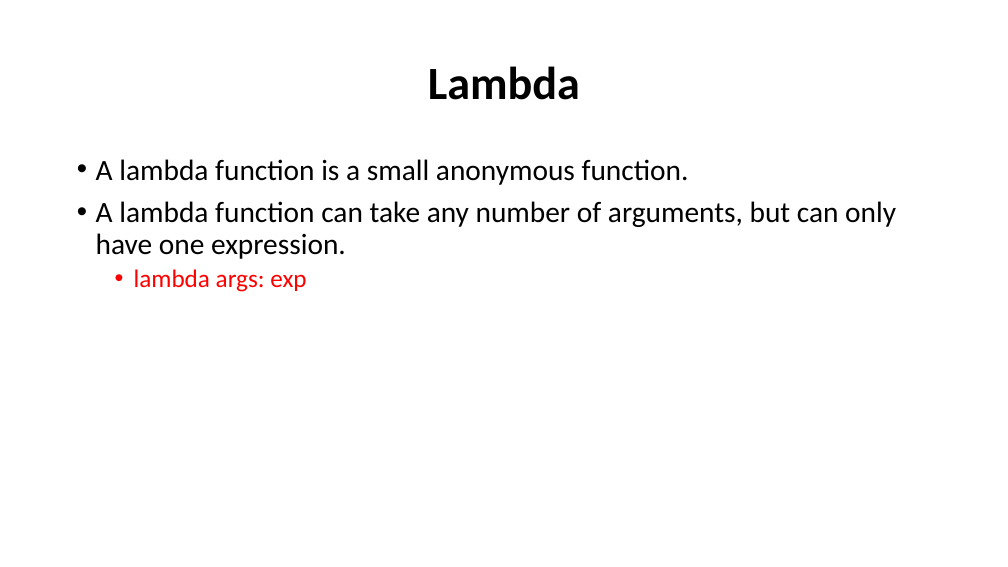
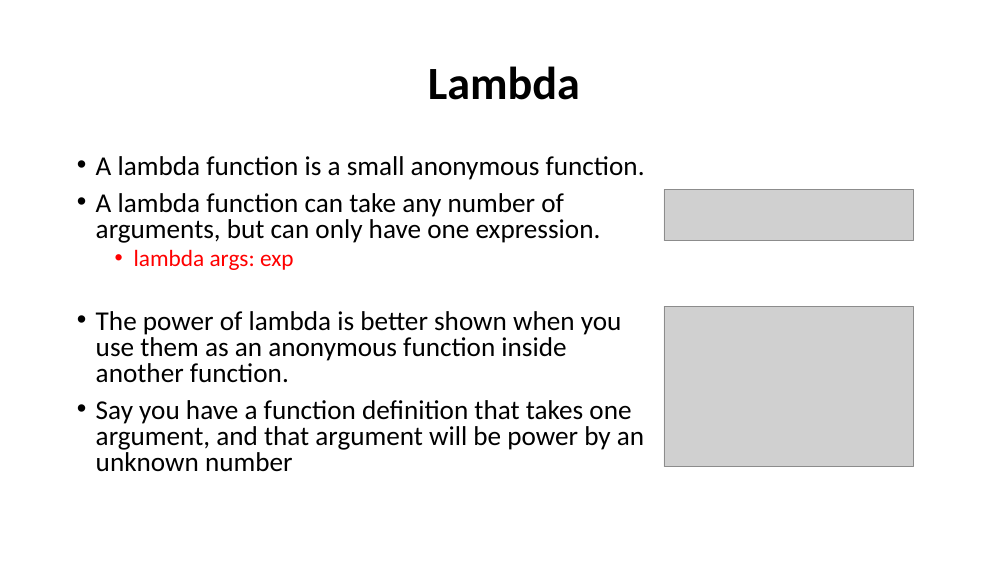
Before and after one commit to WonderLuc/brother-bootcamp, a slide deck: slide 47 of python 101/python_101.pptx. Drawn at 1008x567 pixels with LibreOffice and Linux fonts; fonts in the diff are those of the drawing; grey boxes stand for pictures; background and template pictures are left out. Boxes give left, top, right and bottom in pixels: in the first picture for what was removed or moved away, otherwise in the second. Text is boxed around its words. In the diff, an @@ line names an element or a change of style, - is before the commit and + after.

Commit message:
feat: add functions block

```diff
--- a/python 101/python_101.pptx
+++ b/python 101/python_101.pptx
@@ text at bbox=[96, 156, 645, 270]: size 28 to 25.9 pt in "A lambda function is a small anonymous ...", "A lambda function can take any number ..."; size 24 to 22.2 pt in "lambda args: exp"; line spacing 0.9 to 0.8 @@
@@ picture added at bbox=[664, 189, 913, 240] @@
@@ text at bbox=[96, 311, 644, 472]: paragraphs added @@
+• The power of lambda is better shown when you use them as an anonymous function inside another function.
+• Say you have a function definition that takes one argument, and that argument will be power by an unknown number
@@ picture added at bbox=[664, 306, 913, 467] @@
```
Also in this commit, not shown: 7 other slides changed, 4 slides added, 5 other files.
